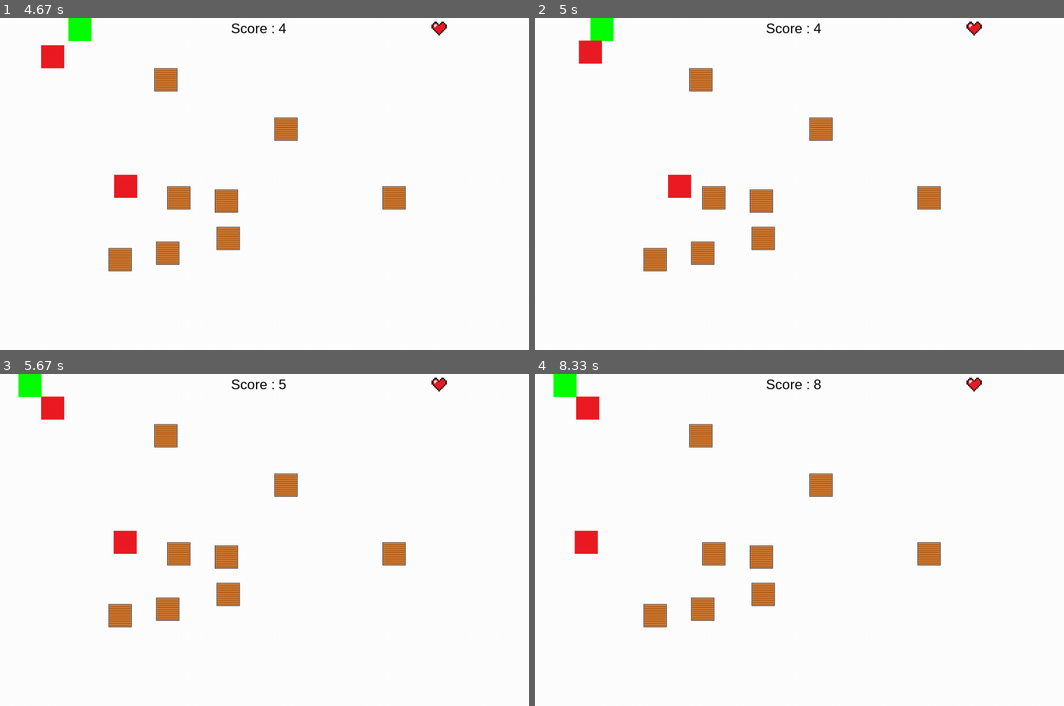
Above: before the commit, frames 1-4 (two rows, left to right).
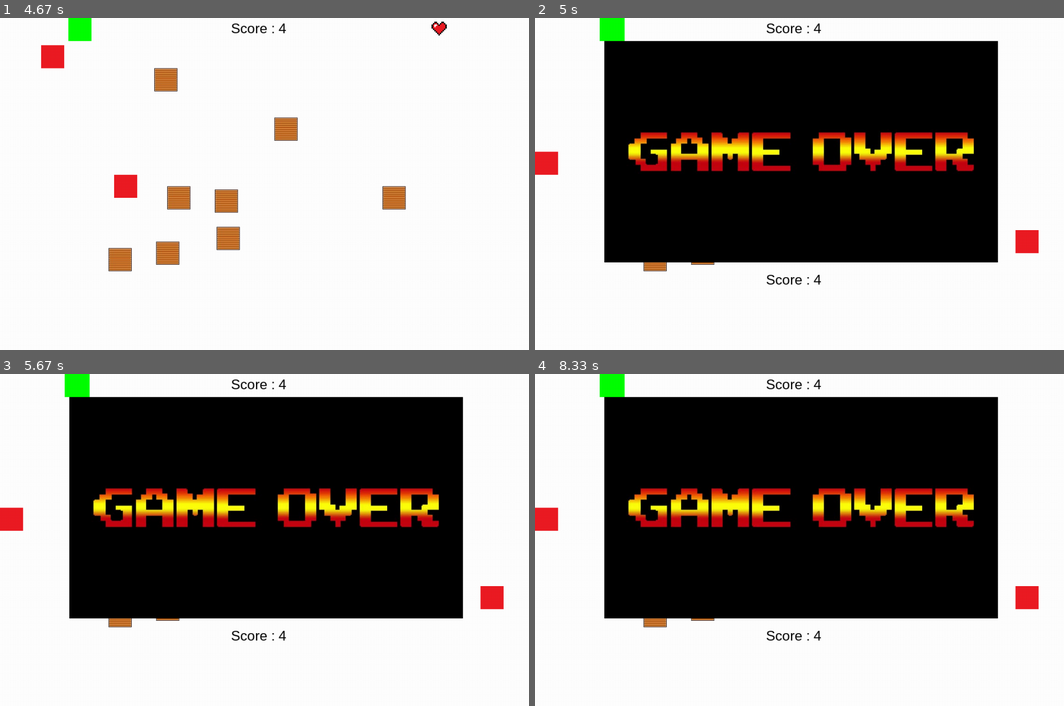
Above: after the commit, the same moments.

Repository: matthieurobert/Projet-ISN
Game: pygame game, started from test_bot.py
The game is run twice, just before and just after one commit, with the same random seed, the same clock (stepped at 60 frames per second) and the same inputs.
Inputs:
- Up to frame 1 (4.67 s): tap Enter at 0.33 s; hold D 0.67-1.13 s; hold W 1.22-1.52 s; hold D 1.55-2.02 s; tap V at 1.7, 3.1 s; hold A 2.05-2.58 s; hold S 2.62-2.92 s; hold A 2.95-3.35 s; hold W 3.38-3.75 s; hold D 3.78-4.42 s
- Up to frame 2 (5 s): hold A from 4.85 s (still down)
- Up to frame 3 (5.67 s): release A at 5.32 s
- Up to frame 4 (8.33 s): no input

Frame 1 is identical in both runs. In frame 2, 51% of the frame differs, in the area x 0-96%, y 0-81%; in frame 3, 52%; in frame 4, 52%.

Commit message:
Update test_bot.py

Diff:
--- a/test_bot.py
+++ b/test_bot.py
@@ -192,6 +192,12 @@
                     pygame.quit()
             if follower.rect.colliderect(position_perso):
                 follower.stop()
+                point_vie = point_vie - 1
+                r = randrange(1,18)
+                follower.rect= pygame.Rect(bot_x_y[r])
+                pab.rect= pygame.Rect(bot_x_y[r+1])
+                fenetre.blit( follower.image,follower.rect)
+                fenetre.blit( pab.image, pab.rect)
             elif abs(position_perso[0] - follower.rect[0]) == abs(position_perso[1] - follower.rect[1]):
                 if abs(position_perso[0] - follower.rect[0]) != position_perso[0] - follower.rect[0]:
                     follower.gauche()
